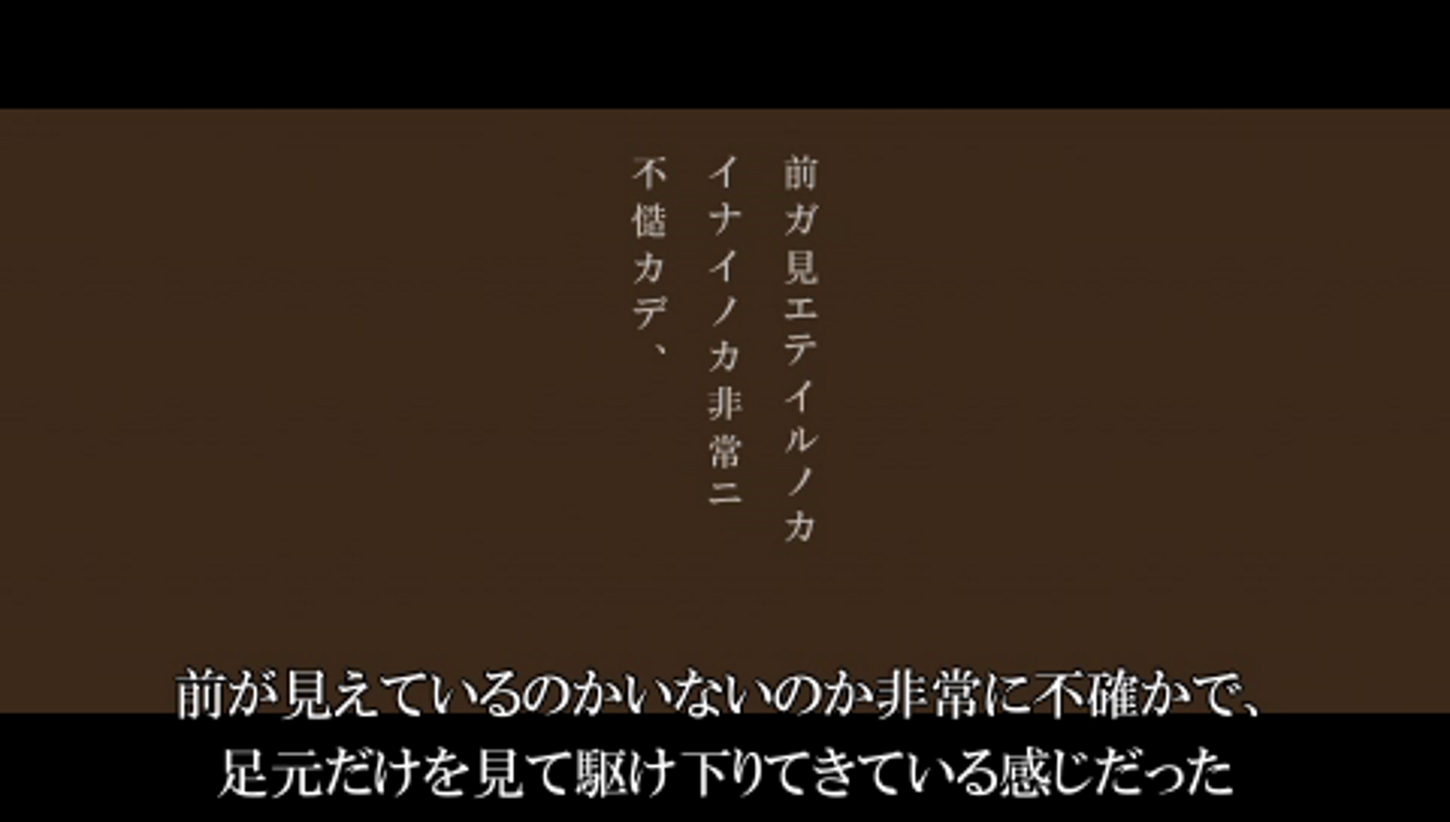
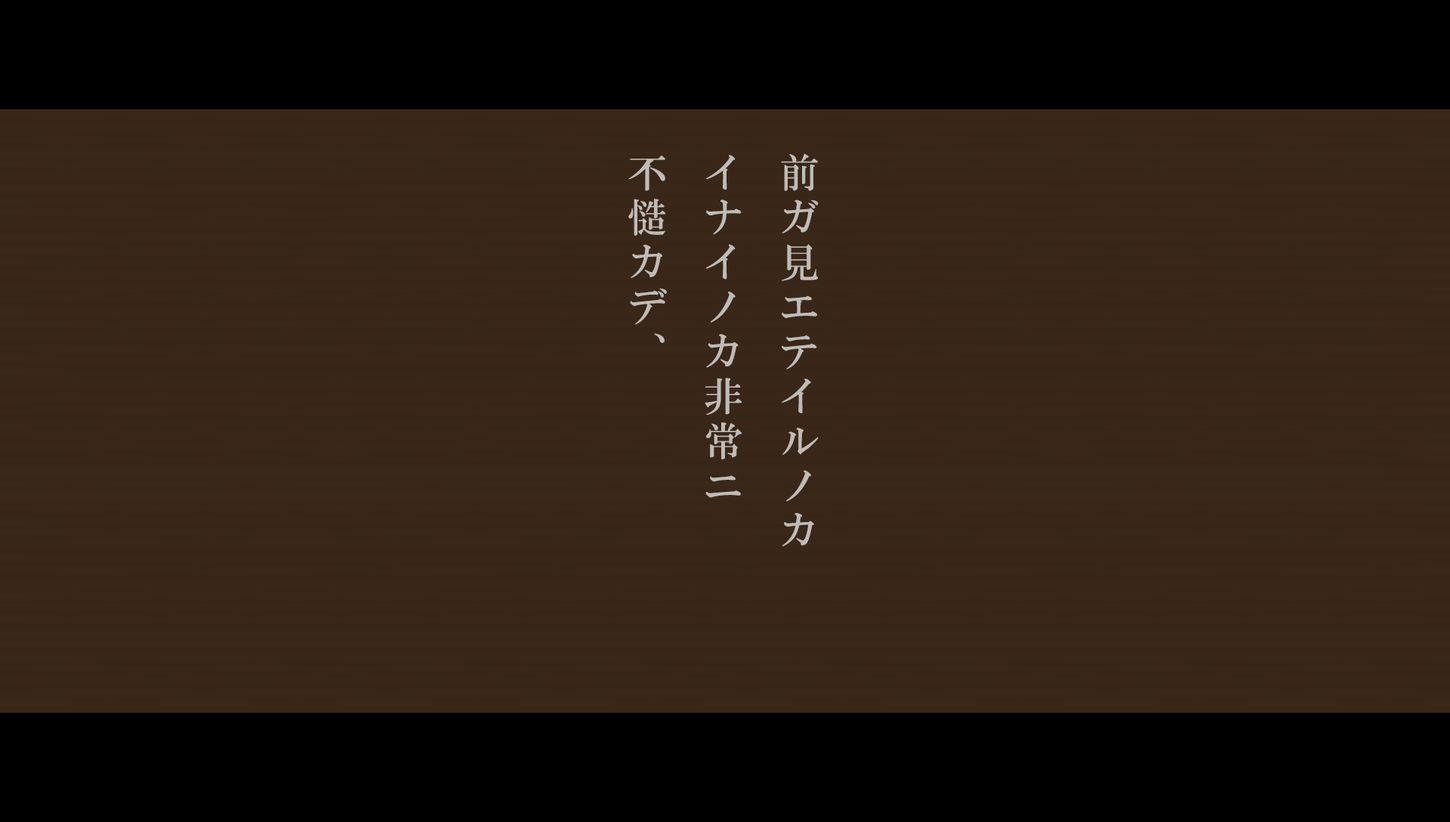
Layer changes from the first 1450px x 822px image to the second:
added layer "前ガ見エテイルノカ イナイノカ非常ニ 不慥カデ、" above "Layer 2" over bbox(628, 153, 819, 547)
showed "Layer 2" over bbox(0, 107, 1450, 801)
